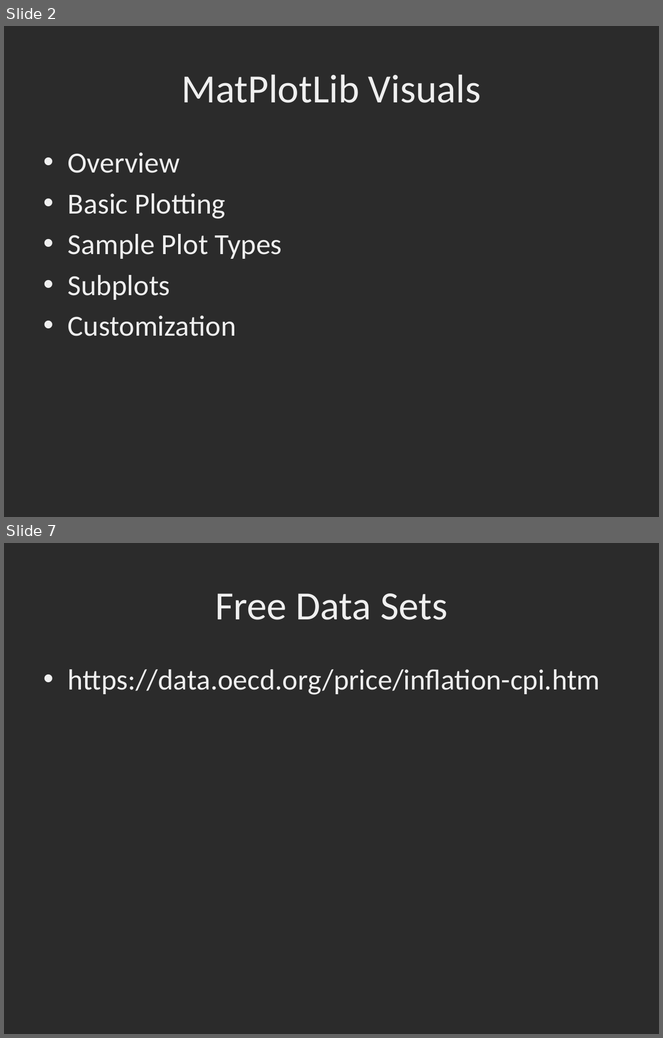
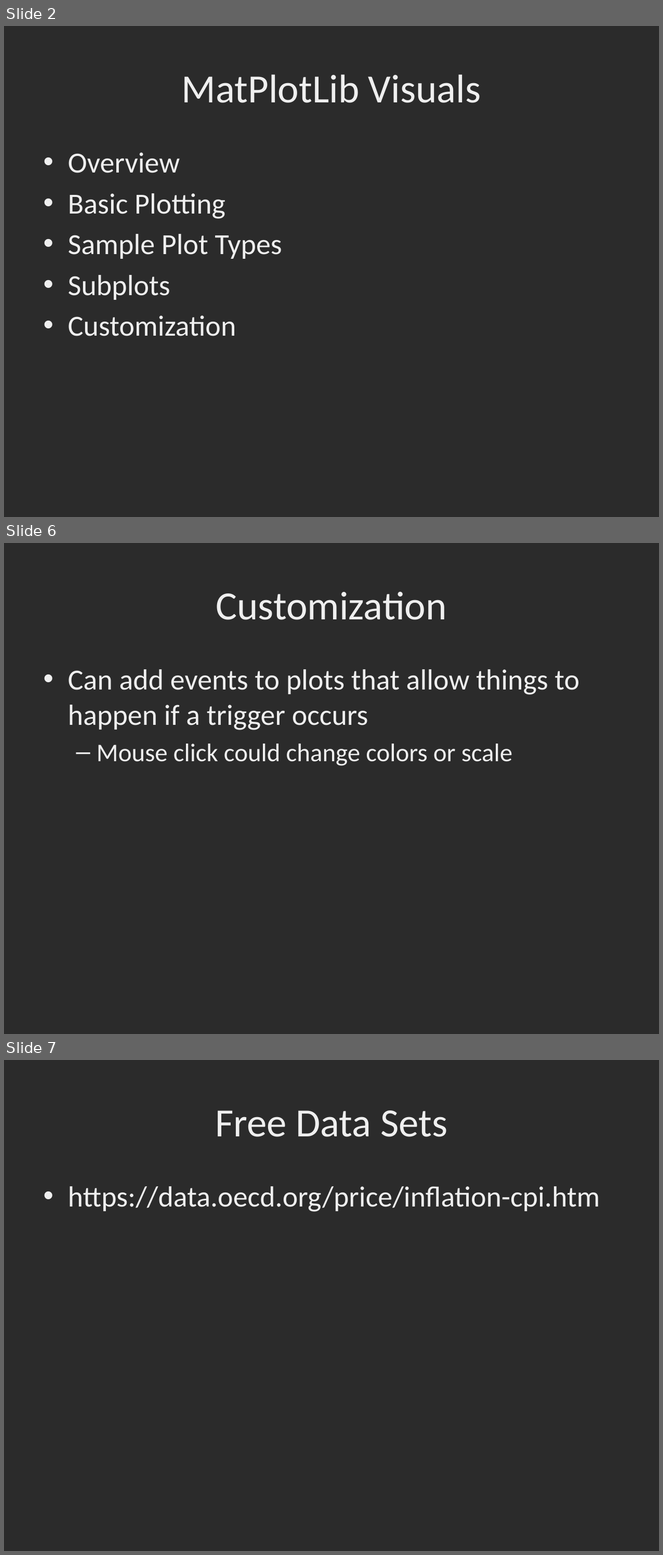
Before and after one commit to dbowmans46/PracticalProgramming, a slide deck: Session 7 - Python/Instructional Material/Session 7 - Python Plotting with MatPlotLib.pptx. Shown one above the other, each under a label of ours: slides 2 and 7 before the commit, slides 2, 6 and 7 after it; the slides between them are not shown. The pictures are 663x1038 and 663x1555 pixels, drawn with LibreOffice and Linux fonts; fonts in the diff are those of the drawing; background and template pictures are left out; a plain dark background stands for a picture behind light text. Boxes give left, top, right and bottom in pixels: in the first picture for what was removed or moved away, otherwise in the second. Text is boxed around its words. In the diff, an @@ line names an element or a change of style, - is before the commit and + after.

```diff
--- a/Session 7 - Python/Instructional Material/Session 7 - Python Plotting with MatPlotLib.pptx
+++ b/Session 7 - Python/Instructional Material/Session 7 - Python Plotting with MatPlotLib.pptx
@@ slide 6 added at (4,543,659,1034), background picture (left out) @@
@@ title added at (216,592,447,620), 44 pt, text #EFEFEF @@
+Customization
@@ text added at (68,669,580,766), 32 pt, text #EFEFEF @@
+• Can add events to plots that allow things to happen if a trigger occurs
+  – Mouse click could change colors or scale
```
Also in this commit, not shown: 2 slides changed, 1 other slide added, 3 slides removed.
